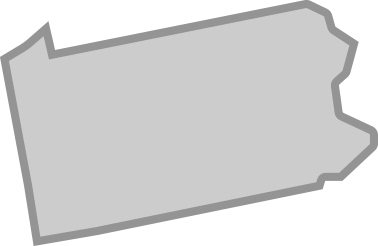
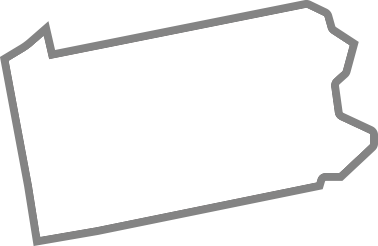
The second 378 x 246 image is a revision of the first. Changes to its layers:
pixels changed over [0, 0, 378, 246] (layer not identified)
